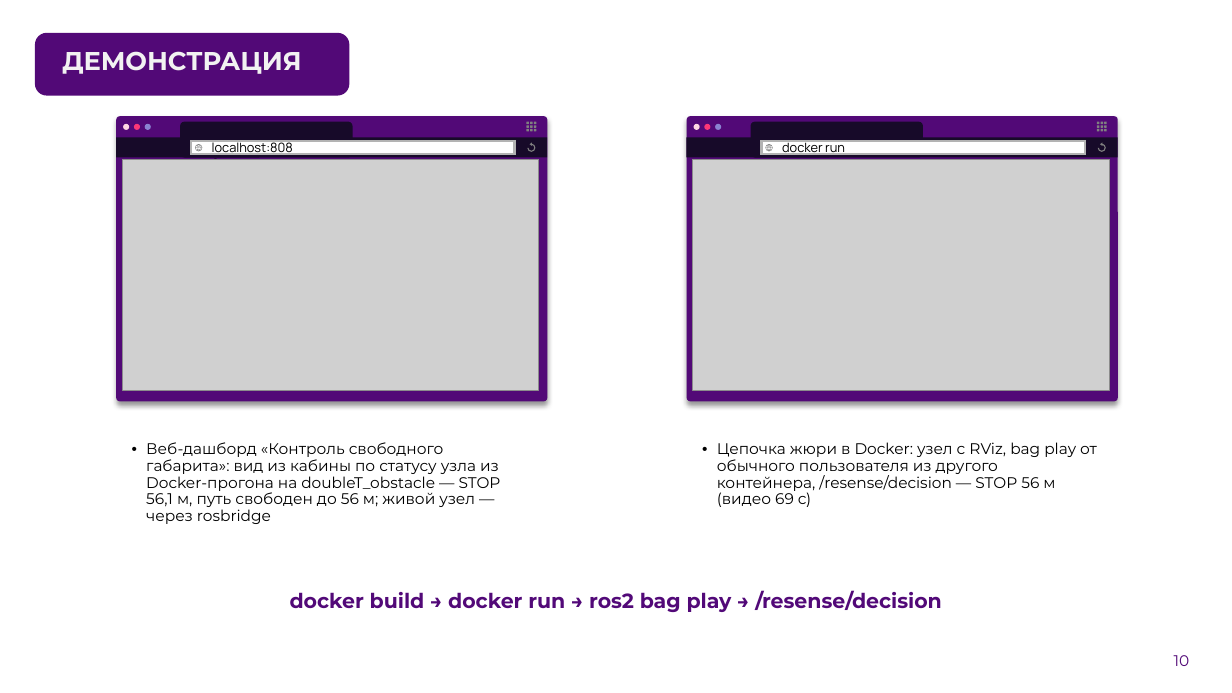
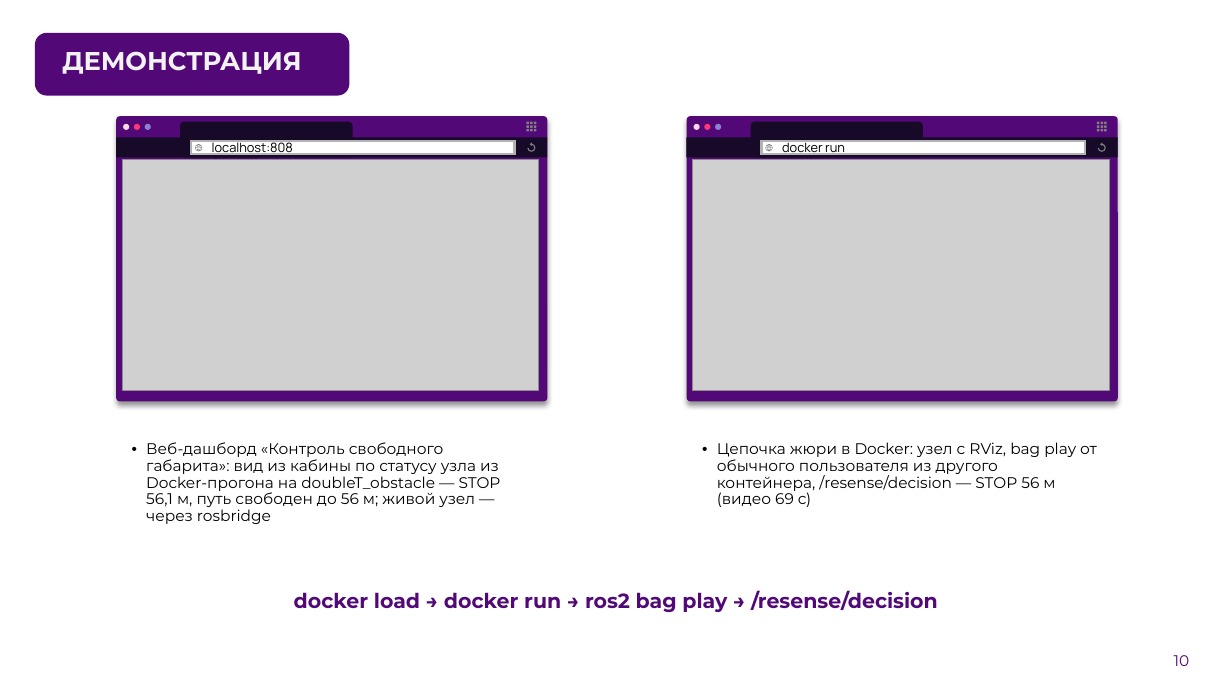
Before and after one commit to pmixay/ReSense, a slide deck: slide 10 of docs/presentation/ReSense_LCT2026.pptx. Drawn at 1232x693 pixels with LibreOffice and Linux fonts; fonts in the diff are those of the drawing; grey boxes stand for pictures; background and template pictures are left out. Boxes give left, top, right and bottom in pixels: in the first picture for what was removed or moved away, otherwise in the second. Text is boxed around its words. In the diff, an @@ line names an element or a change of style, - is before the commit and + after.

```diff
--- a/docs/presentation/ReSense_LCT2026.pptx
+++ b/docs/presentation/ReSense_LCT2026.pptx
@@ text at [294, 590, 938, 612]: text changed @@
-docker build → docker run → ros2 bag play → /resense/decision
+docker load → docker run → ros2 bag play → /resense/decision
```
Also in this commit, not shown: 7 other slides changed, 15 other files.
